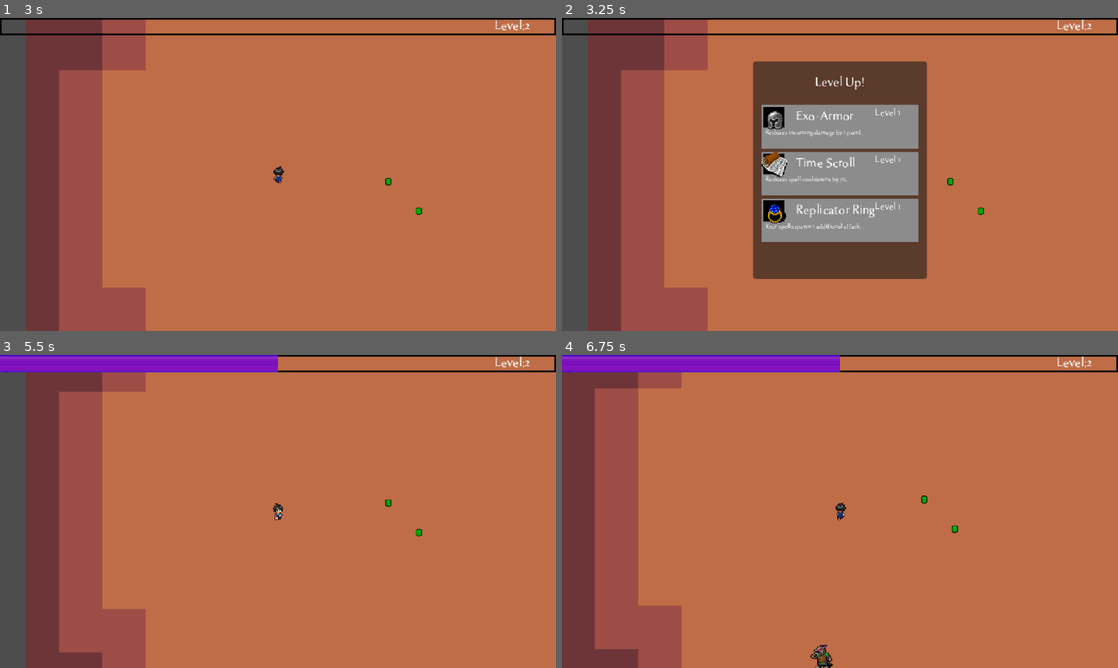
Above: before the commit, frames 1-4 (two rows, left to right).
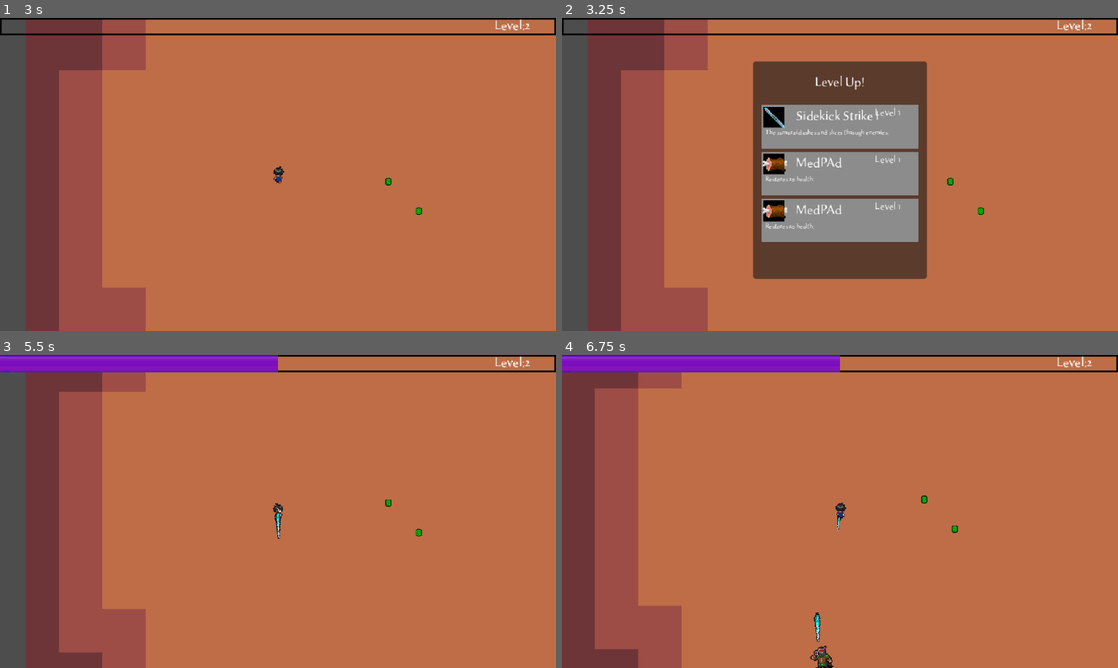
Above: after the commit, the same moments.

Repository: DavidRiusB/HeroCitySiege
Game: Godot game, scene res://world/world.tscn
Same seed, same stepped clock (60 frames per second), same inputs: the game is played once before the commit and once after it. Sound files missing from this copy of the repository are replaced by a short silence.
Inputs (mouse positions are in pixels of both pictures, inside the frame that each line leads up to):
- Up to frame 1 (3 s): tap Enter at 0.5 s; move the mouse to (400, 158) at 0.52 s; press the mouse at (400, 158) at 0.53 s; hold D (right) 0.53-1.28 s; move the mouse to (166, 190) at 1.27 s; release the mouse at (166, 190) at 1.28 s; hold S (down) 1.28-2.03 s; click (166, 190) at 1.35 s; move the mouse to (333, 105) at 2.02 s; press the mouse at (333, 105) at 2.03 s; hold D (right) 2.03-2.78 s; move the mouse to (250, 237) at 2.77 s; release the mouse at (250, 237) at 2.78 s; hold W (up) from 2.78 s (still down); click (250, 237) at 2.85 s
- Up to frame 2 (3.25 s): keep holding W (up)
- Up to frame 3 (5.5 s): tap Space at 3.5, 5 s; move the mouse to (444, 558) at 3.52 s; release W (up) at 3.53 s; press the mouse at (444, 558) at 3.53 s; hold A (left) 3.53-5.03 s; tap Enter at 4.25 s; move the mouse to (111, 464) at 4.27 s; release the mouse at (111, 464) at 4.28 s; click (111, 464) at 4.35 s; move the mouse to (305, 511) at 5.02 s; press the mouse at (305, 511) at 5.03 s; hold S (down) from 5.03 s (still down)
- Up to frame 4 (6.75 s): move the mouse to (756, 433) at 5.77 s; release S (down) at 5.78 s; release the mouse at (756, 433) at 5.78 s; hold D (right) 5.78-6.53 s; click (756, 433) at 5.85 s; move the mouse to (962, 495) at 6.52 s; press the mouse at (962, 495) at 6.53 s; hold W (up) from 6.53 s (still down)

Frame 1 is identical in both runs. In frame 2, 1.4% of the frame differs, in the area x 35-59%, y 28-68%; in frame 3, less than 0.1%; in frame 4, 0.3%.

Commit message:
set hero data structure
Add hero structure, conect animato and attack logic to render dinamicly
pending add hero attack upgradesupgrades

Diff:
--- a/Utility/item_option.gd
+++ b/Utility/item_option.gd
@@ -4,6 +4,7 @@
 
 # Default fallback item if nothing is passed
 const DEFAULT_UPGRADE = {
+	"key": "med_pad",
 	"upgrade" :	{
 	"icon": preload("res://assets/items/Upgrades/chunk.png"),
 	"display_name": "MedPAd",
@@ -29,6 +30,8 @@
 	connect("selected_upgrade", Callable(hub, "upgrade_character"))
 	update_card_info(upgrade)
 	print("in card", upgrade)
+	if upgrade.is_empty():
+		upgrade = DEFAULT_UPGRADE
 
 func _input(event):
 	if event.is_action_pressed("click") and mouse_over:
@@ -44,9 +47,6 @@
 	if upgrade_data.is_empty():
 		upgrade_data = DEFAULT_UPGRADE
 
-
-
-
 	# Update visuals
 	icon.texture = load(upgrade_data["upgrade"]["icon"]) if typeof(upgrade_data["upgrade"]["icon"]) == TYPE_STRING else upgrade_data["upgrade"]["icon"]
 	lbl_name.text = upgrade_data["upgrade"]["display_name"]
--- /dev/null
+++ b/data/heroes/hero_dev.gd
@@ -0,0 +1,16 @@
+extends Node
+
+const HERO = {
+	stats = {
+		movement_speed = 40.0,
+		health = 100,
+		max_health = 100,
+		armor = 0,
+		fire_rate = 0,
+		projectile_size = 0,
+		additional_attacks = 0,
+	},
+	animator_path = "res://scenes/animations/AnimatorTest.tscn",
+	attack_scene_path = "res://scenes/player/Attack/IceSpear/ice_spear.tscn",
+	attack_upgrades_path = "res://data/hero_attacks/hero1_upgrades.gd",
+}
--- a/managers/GameManager.gd
+++ b/managers/GameManager.gd
@@ -1,3 +1,6 @@
 extends Node
 
-@onready var hero_animation = preload("res://scenes/animations/AnimatorTest.tscn")
+
+
+
+@onready var selected_hero = load("res://data/heroes/hero_dev.gd") #Hardcoded until we add hero selection
--- a/managers/UpgradeManager.gd
+++ b/managers/UpgradeManager.gd
@@ -33,8 +33,8 @@
 
 func merge_all_upgrades():
 	all_upgrades = {}
-	all_upgrades.merge(items.ITEM_UPGRADES)
-	all_upgrades.merge(upgrades.GENERAL_UPGRADES)
+	#all_upgrades.merge(items.ITEM_UPGRADES)
+	#all_upgrades.merge(upgrades.GENERAL_UPGRADES)
 	all_upgrades.merge(sidekick)
 	upgrades_pool = all_upgrades.keys()
 
--- a/scenes/player/Attack/IceSpear/ice_spear.tscn
+++ b/scenes/player/Attack/IceSpear/ice_spear.tscn
@@ -4,7 +4,7 @@
 
 [node name="IceSpear" type="Node2D"]
 script = ExtResource("1_jkvxq")
-level = 0
+level = 1
 
 [node name="AbilityTimer" type="Timer" parent="."]
 unique_name_in_owner = true
--- a/scenes/player/attack_manager.gd
+++ b/scenes/player/attack_manager.gd
@@ -1,24 +1,15 @@
 extends Node2D
 
-var developmen_attacks = [
-	preload("res://scenes/player/Attack/IceSpear/ice_spear.tscn"),
-	preload("res://scenes/player/Attack/Tornado/tornado.tscn"),
-	#preload("res://scenes/player/Attack/Javelin/javelin.tscn")
-	]
-
-var hero_attacks  #hardcoded for now planing to pass is as argumumetns later
 var active_attacks = []
 
+func  _ready() -> void:
+	var attack_data = GameManager.selected_hero.HERO
+	var attack_scene = load(attack_data.attack_scene_path)
+	var hero_attack = attack_scene.instantiate()
+	add_child(hero_attack)
+	active_attacks.append(hero_attack)
+	print("Active attacks:", active_attacks)
 
-func  _ready() -> void:
-	hero_attacks = developmen_attacks
-
-	for attack_scene in hero_attacks:
-		var attack_instance = attack_scene.instantiate()
-		active_attacks.append( attack_instance)
-		add_child(attack_instance)
-
-		print("Attacks:", active_attacks)
 
 func _process(delta: float) -> void: #if im understanding this logic this updates evry frame the attacks ?
 	for attack in active_attacks:
--- a/scenes/player/player.gd
+++ b/scenes/player/player.gd
@@ -9,6 +9,8 @@
 # ==== Animation ====
 var animator: AnimatedSprite2D = null
 var last_direction = Vector2.DOWN  # optional: init with DOWN so idle anim is set
+
+var hero_attacks = null
 
 
 
@@ -23,8 +25,16 @@
 func _ready():
 	var stats = self.get_node("%StatsManager")
 	movement_speed = stats.movement_speed
-	animator = GameManager.hero_animation.instantiate()
+
+	var hero_data = GameManager.selected_hero.HERO  # Access the HERO constant
+	var animator_scene = load(hero_data.animator_path)  # Load scene from string path
+	animator = animator_scene.instantiate()
 	add_child(animator)
+	print("Animator path:", hero_data.animator_path)
+	print("Loaded animator scene:", animator_scene)
+
+
+
 
 
 
@@ -50,6 +60,10 @@
 	move_and_slide()
 
 func update_animation(direction: Vector2):
+	if animator == null:
+		print("NO ANIMATOR ON UPDATE ANIMATOR")
+		return  # or print a warning
+
 	for dir in animation_states.keys():
 		if direction.dot(dir) > 0.5:
 			var state = animation_states[dir]
@@ -58,12 +72,17 @@
 			break
 
 func play_idle_animation():
+	if animator == null:
+		print("NO ANIMATOR ON play idle animation")
+		return  # or print a warning
+
 	for dir in animation_states.keys():
 		if last_direction.dot(dir) > 0.5:
 			var state = animation_states[dir]
 			animator.flip_h = state["flip_h"]
 			animator.play(state["idle"])
 			break
+
 
 
 func _on_enemy_detection_area_body_entered(body: Node2D) -> void:
Renamed: data/heroes/hero1_upgrades.gd -> data/heroe_attacks/hero1_upgrades.gd
Renamed: data/heroes/hero1_upgrades.gd.uid -> data/heroe_attacks/hero1_upgrades.gd.uid
Not shown, added: data/heroes/hero_dev.gd.uid
